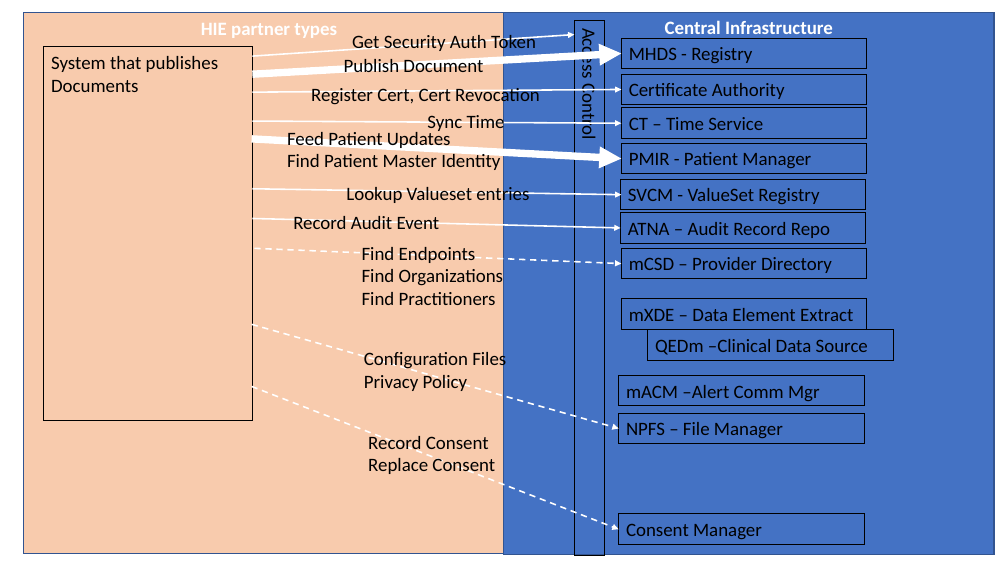
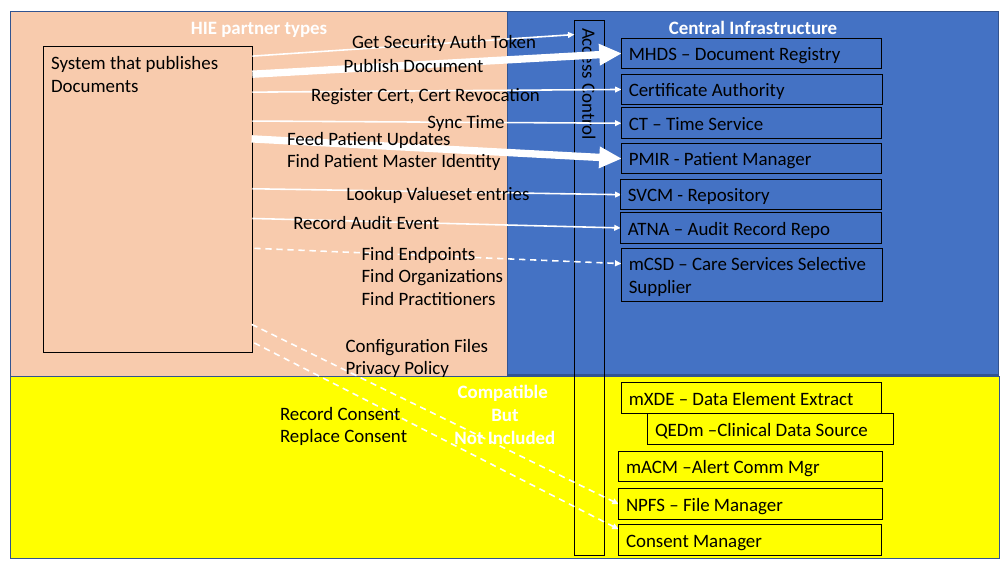
Before and after one commit to IHE/IT-Infrastructure, a slide deck: slide 3 of MHDS/Diagrams.pptx (slide 4 before the commit). Drawn at 1008x567 pixels with LibreOffice and Linux fonts; fonts in the diff are those of the drawing. Boxes give left, top, right and bottom in pixels: in the first picture for what was removed or moved away, otherwise in the second. Text is boxed around its words. In the diff, an @@ line names an element or a change of style, - is before the commit and + after.

```diff
--- a/MHDS/Diagrams.pptx
+++ b/MHDS/Diagrams.pptx
@@ rectangle "HIE partner types": place and size @@
-rectangle "HIE partner types" at (24,13,515,554)
+rectangle "HIE partner types" at (11,12,508,377)
@@ rectangle "Central Infrastructure": place and size @@
-rectangle "Central Infrastructure" at (504,12,994,554)
+rectangle "Central Infrastructure" at (508,11,999,375)
@@ rectangle "System that publishes Documents": place and size @@
-rectangle "System that publishes Documents" at (44,47,253,421)
+rectangle "System that publishes Documents" at (44,47,253,352)
@@ rectangle "MHDS – Document Registry": place and size @@
-rectangle "MHDS – Document Registry" at (622,39,867,69)
+rectangle "MHDS – Document Registry" at (622,39,882,69)
@@ text in rectangle at (629,47,840,63): text changed @@
-MHDS - Registry
+MHDS – Document Registry
@@ rectangle "Certificate Authority": place and size @@
-rectangle "Certificate Authority" at (622,74,867,104)
+rectangle "Certificate Authority" at (622,74,882,104)
@@ rectangle "CT – Time Service": place and size @@
-rectangle "CT – Time Service" at (622,108,867,138)
+rectangle "CT – Time Service" at (622,108,882,138)
@@ rectangle "PMIR - Patient Manager": place and size @@
-rectangle "PMIR - Patient Manager" at (622,144,867,174)
+rectangle "PMIR - Patient Manager" at (622,144,882,174)
@@ rectangle "SVCM - Repository": place and size @@
-rectangle "SVCM - Repository" at (621,179,867,209)
+rectangle "SVCM - Repository" at (621,179,882,209)
@@ text in rectangle at (628,188,770,204): text changed @@
-SVCM - ValueSet Registry
+SVCM - Repository
@@ rectangle "ATNA – Audit Record Repo": place and size @@
-rectangle "ATNA – Audit Record Repo" at (621,212,867,243)
+rectangle "ATNA – Audit Record Repo" at (621,212,882,243)
@@ rectangle removed at (622,248,867,278) @@
-mCSD – Provider Directory
@@ rectangle added at (622,248,882,302), outline #000000 0.75 pt, 18 pt, text #000000 @@
+mCSD – Care Services Selective Supplier
@@ arrow moved from (252, 324) - (619, 429) to (252, 324) - (619, 504) @@
@@ arrow moved from (252, 386) - (619, 529) to (254, 343) - (619, 529) @@
@@ text "Configuration Files": place and size @@
-text "Configuration Files" at (364,350,506,391)
+text "Configuration Files" at (346,339,488,380)
@@ rectangle added at (11,377,1000,560), fill #FFFF00, outline #325491 1 pt, 18 pt, text #FFFFFF, bold @@
+Compatible
+But
+Not Included
@@ rectangle "mXDE – Data Element Extract": place and size @@
-rectangle "mXDE – Data Element Extract" at (622,299,867,329)
+rectangle "mXDE – Data Element Extract" at (622,383,882,413)
@@ text "Record Consent": place and size @@
-text "Record Consent" at (368,434,495,477)
+text "Record Consent" at (280,404,407,445)
@@ rectangle "QEDm –Clinical Data Source": place and size @@
-rectangle "QEDm –Clinical Data Source" at (648,330,894,360)
+rectangle "QEDm –Clinical Data Source" at (648,414,894,444)
@@ rectangle "mACM –Alert Comm Mgr": place and size @@
-rectangle "mACM –Alert Comm Mgr" at (619,376,864,406)
+rectangle "mACM –Alert Comm Mgr" at (619,451,882,482)
@@ rectangle "NPFS – File Manager": place and size @@
-rectangle "NPFS – File Manager" at (619,414,864,444)
+rectangle "NPFS – File Manager" at (619,489,882,520)
@@ rectangle "Consent Manager": place and size @@
-rectangle "Consent Manager" at (619,514,864,544)
+rectangle "Consent Manager" at (619,525,881,555)
```
Also in this commit, not shown: 3 other slides changed, 1 slide removed, 2 other files.
